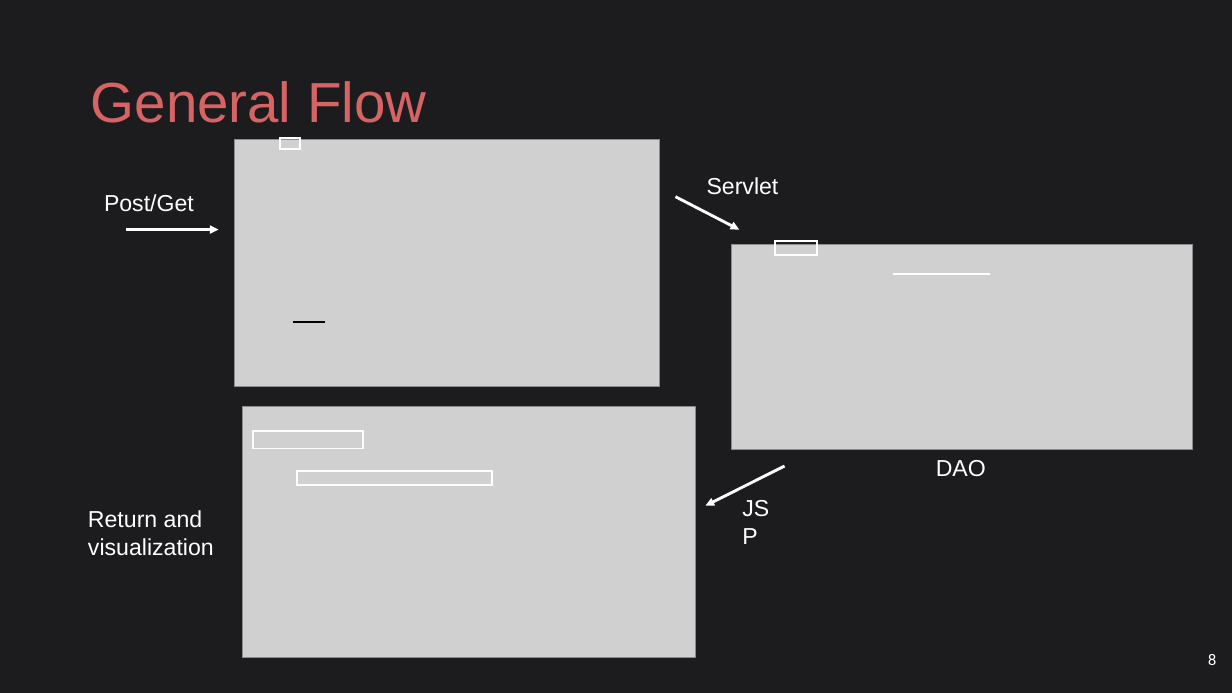
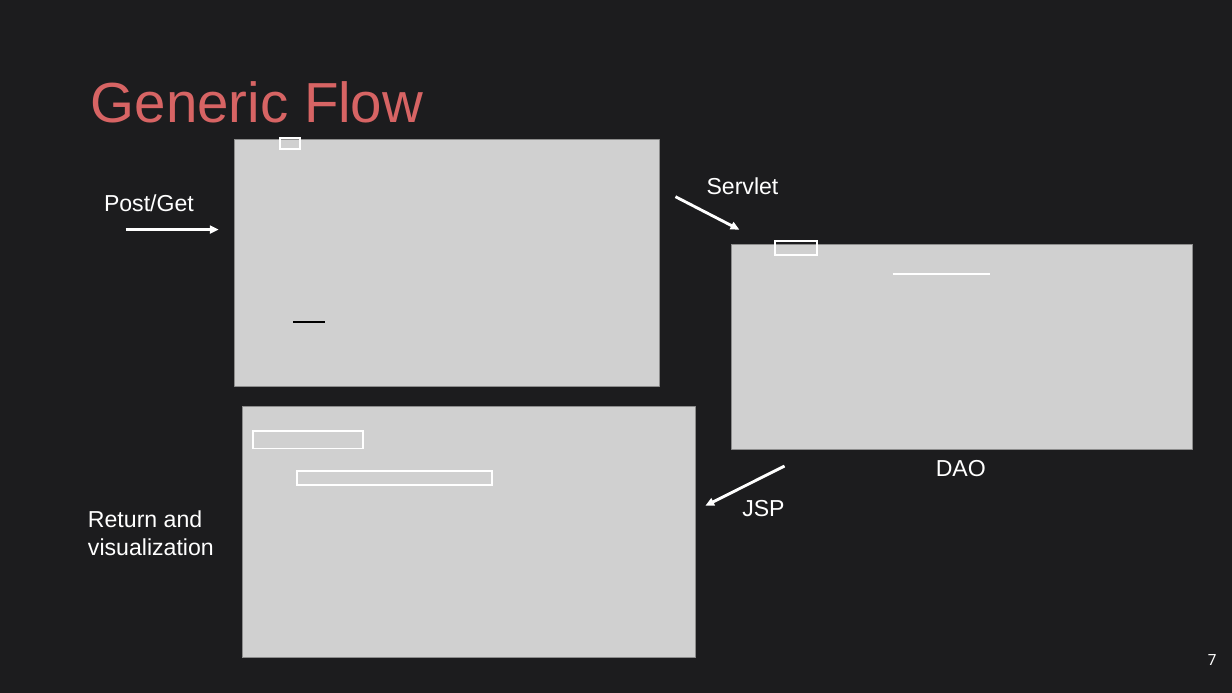
Before and after one commit to ludovicodimartino/webApplicationUniProject, a slide deck: slide 7 of WaCar.pptx (slide 8 before the commit). Drawn at 1232x693 pixels with LibreOffice and Linux fonts; fonts in the diff are those of the drawing; grey boxes stand for pictures. Boxes give left, top, right and bottom in pixels: in the first picture for what was removed or moved away, otherwise in the second. Text is boxed around its words. In the diff, an @@ line names an element or a change of style, - is before the commit and + after.

```diff
--- a/WaCar.pptx
+++ b/WaCar.pptx
@@ title at [91, 81, 423, 123]: text changed @@
-General Flow
+Generic Flow
@@ text "JSP" rewrapped from [733, 489, 786, 582] to [742, 500, 784, 517] @@
@@ page number at [1208, 654, 1217, 665]: text changed @@
-8
+7
```
Also in this commit, not shown: 7 other slides changed, 2 slides added, 4 slides removed, 2 other files.
